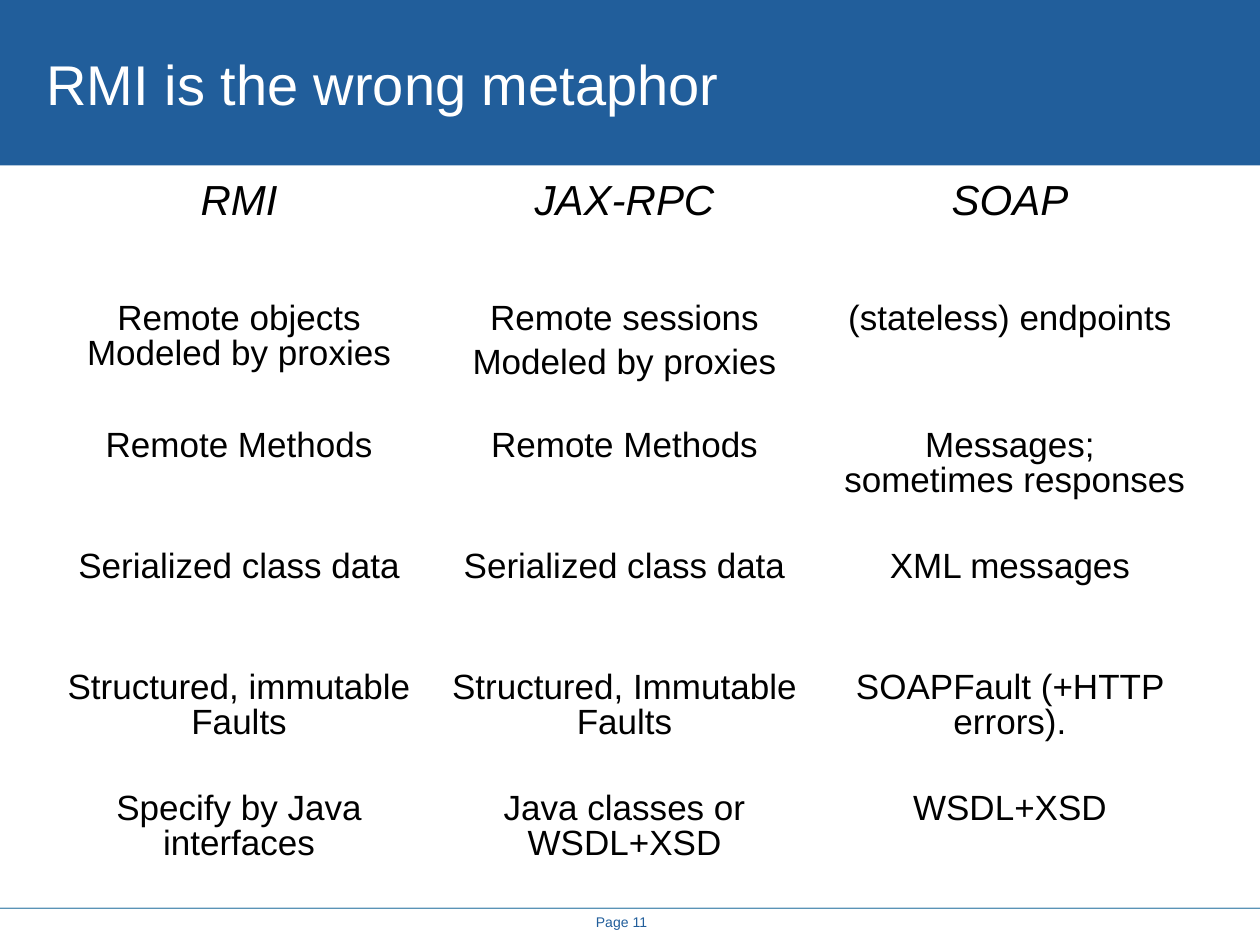
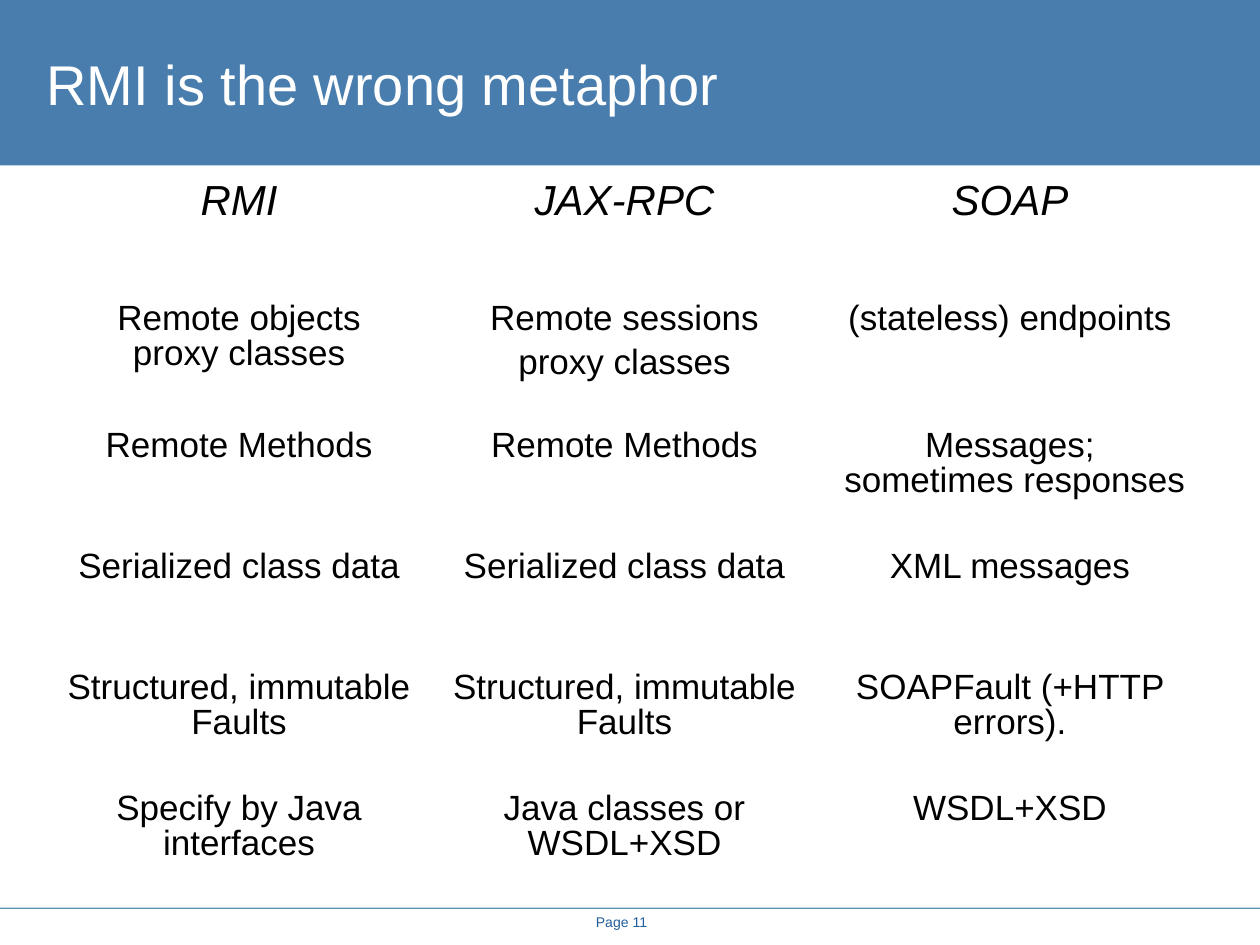
Before and after one commit to rhusar/smartfrog, a slide deck: slide 11 of projects/alpine/doc/icws2005/rethinking_the_java_SOAP_stack.ppt. Drawn at 1260x945 pixels with LibreOffice and Linux fonts; fonts in the diff are those of the drawing; background and template pictures are left out. Boxes give left, top, right and bottom in pixels: in the first picture for what was removed or moved away, otherwise in the second. Text is boxed around its words. In the diff, an @@ line names an element or a change of style, - is before the commit and + after.

```diff
--- a/projects/alpine/doc/icws2005/rethinking_the_java_SOAP_stack.ppt
+++ b/projects/alpine/doc/icws2005/rethinking_the_java_SOAP_stack.ppt
@@ rectangle at box(0, 0, 1260, 165): fill #215E9B to #487DAD @@
@@ table at box(47, 175, 1203, 902) @@
-row 2, column 1: Remote objects Modeled by proxies
+row 2, column 1: Remote objects proxy classes
-row 2, column 2: Remote sessions / Modeled by proxies
+row 2, column 2: Remote sessions / proxy classes
-row 5, column 2: Structured, Immutable Faults
+row 5, column 2: Structured, immutable Faults
```
Also in this commit, not shown: 19 other slides changed, 17 other files.
